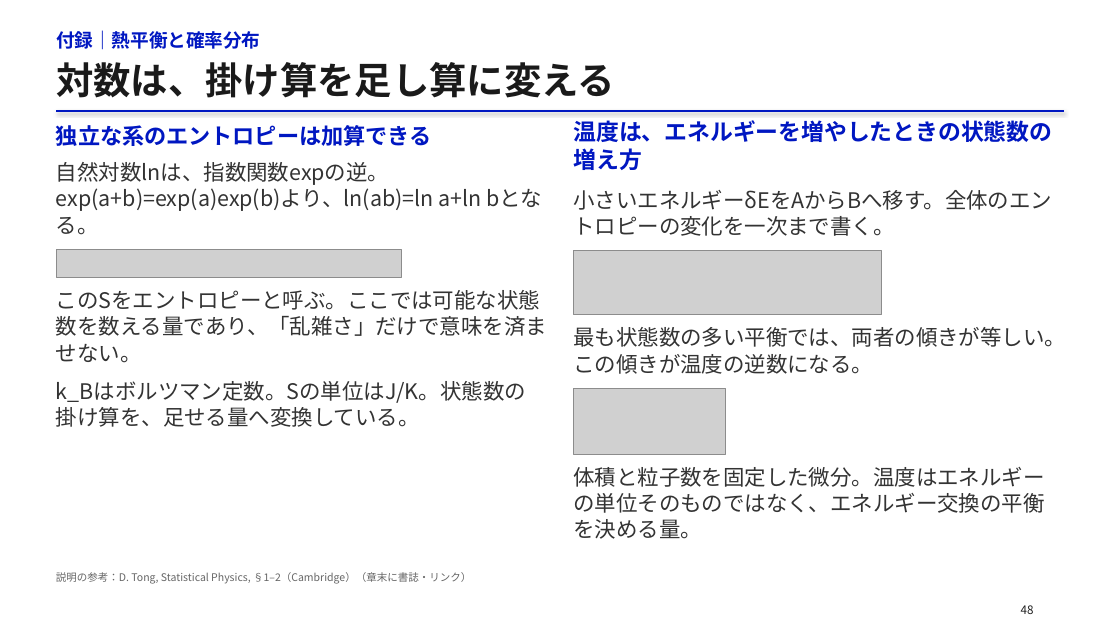
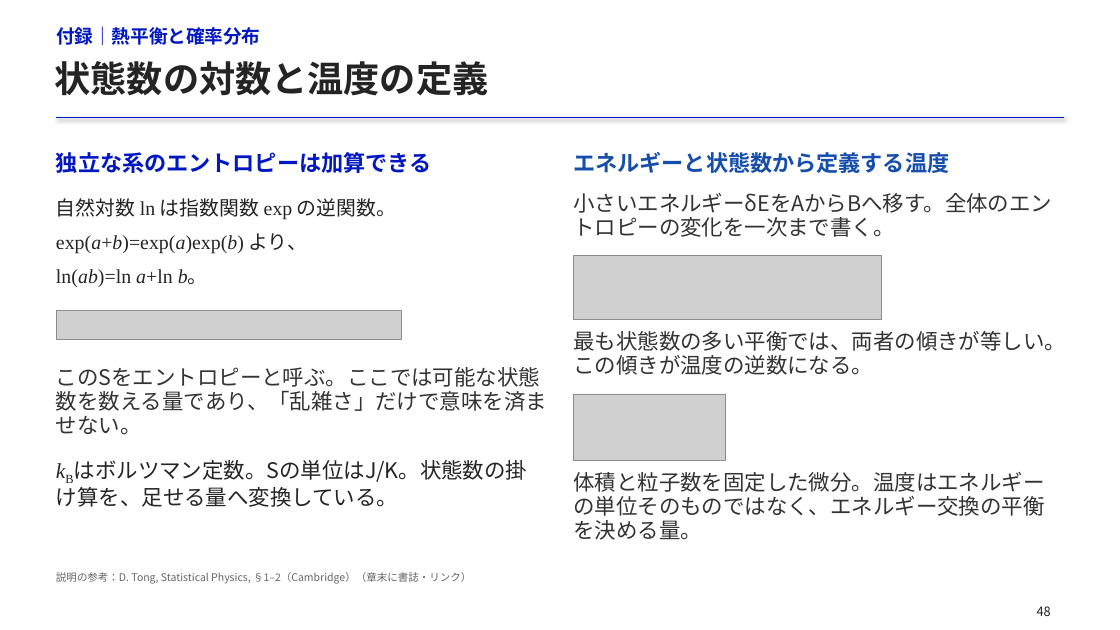
Before and after one commit to matsunagalab/lecture_bioinfo, a slide deck: slide 48 of 09_分子の相互作用と構造の安定性/09_分子の相互作用と構造の安定性.pptx. Drawn at 1120x630 pixels with LibreOffice and Linux fonts; fonts in the diff are those of the drawing; grey boxes stand for pictures. Boxes give left, top, right and bottom in pixels: in the first picture for what was removed or moved away, otherwise in the second. Text is boxed around its words. In the diff, an @@ line names an element or a change of style, - is before the commit and + after.

```diff
--- a/09_分子の相互作用と構造の安定性/09_分子の相互作用と構造の安定性.pptx
+++ b/09_分子の相互作用と構造の安定性/09_分子の相互作用と構造の安定性.pptx
@@ text "付録｜熱平衡と確率分布": place and size @@
-text "付録｜熱平衡と確率分布" at [56, 30, 261, 50]
+text "付録｜熱平衡と確率分布" at [56, 26, 261, 46]
@@ text at [55, 61, 489, 96]: text changed; size 32 to 31 pt; text colour #1A1A1A to #242424 @@
-対数は、掛け算を足し算に変える
+状態数の対数と温度の定義
@@ 2 pictures, 1 line: place and size @@
-2 pictures, 1 line at [56, 111, 1065, 455]
+2 pictures, 1 line at [56, 118, 1065, 460]
@@ text "独立な系のエントロピーは加算できる": place and size @@
-text "独立な系のエントロピーは加算できる" at [56, 125, 431, 146]
+text "独立な系のエントロピーは加算できる" at [56, 152, 431, 173]
@@ text "独立な系のエントロピーは加算できる" at [56, 152, 431, 173]: line spacing 26.6pt to 21.3pt; more space between paragraphs @@
@@ text at [573, 152, 949, 173]: text changed; size 19.5 to 19 pt; text colour #0017C1 to #164EAB @@
-温度は、エネルギーを増やしたときの状態数の増え方
+エネルギーと状態数から定義する温度
@@ text at [56, 198, 396, 287]: text changed; size 18.4 to 17 pt; font Noto Sans CJK JP to Times New Roman; text colour #333333 to #242424 @@
-自然対数lnは、指数関数expの逆。exp(a+b)=exp(a)exp(b)より、ln(ab)=ln a+ln bとなる。
+自然対数 ln は指数関数 exp の逆関数。
+exp(a+b)=exp(a)exp(b) より、
+ln(ab)=ln a+ln b。
@@ picture: place and size @@
-picture at [56, 250, 402, 278]
+picture at [56, 311, 402, 339]
@@ line spacing 22.4pt to 20.6pt; more space between paragraphs in 4 elements at [573, 193, 1052, 237], [573, 331, 1066, 375], [573, 472, 1044, 540], [56, 367, 547, 435] @@
@@ text "このSをエントロピーと呼ぶ。ここでは可能な状態数を数える量であり、「乱雑さ」だけで意味を済ませない。": place and size @@
-text "このSをエントロピーと呼ぶ。ここでは可能な状態数を数える量であり、「乱雑さ」だけで意味を済ませない。" at [56, 290, 547, 363]
+text "このSをエントロピーと呼ぶ。ここでは可能な状態数を数える量であり、「乱雑さ」だけで意味を済ませない。" at [56, 367, 547, 435]
@@ text at [56, 460, 527, 507]: text changed; text colour #333333 to #242424 @@
-k_Bはボルツマン定数。Sの単位はJ/K。状態数の掛け算を、足せる量へ変換している。
+kBはボルツマン定数。Sの単位はJ/K。状態数の掛け算を、足せる量へ変換している。
@@ text "48" at [1037, 606, 1051, 616]: size 10 to 11 pt, text colour #202020 to #242424; alignment left to centre; line spacing 14pt to 1.18 @@
```
Also in this commit, not shown: 52 other slides changed, 3 slides added, 1 slide removed, 3 other files.
